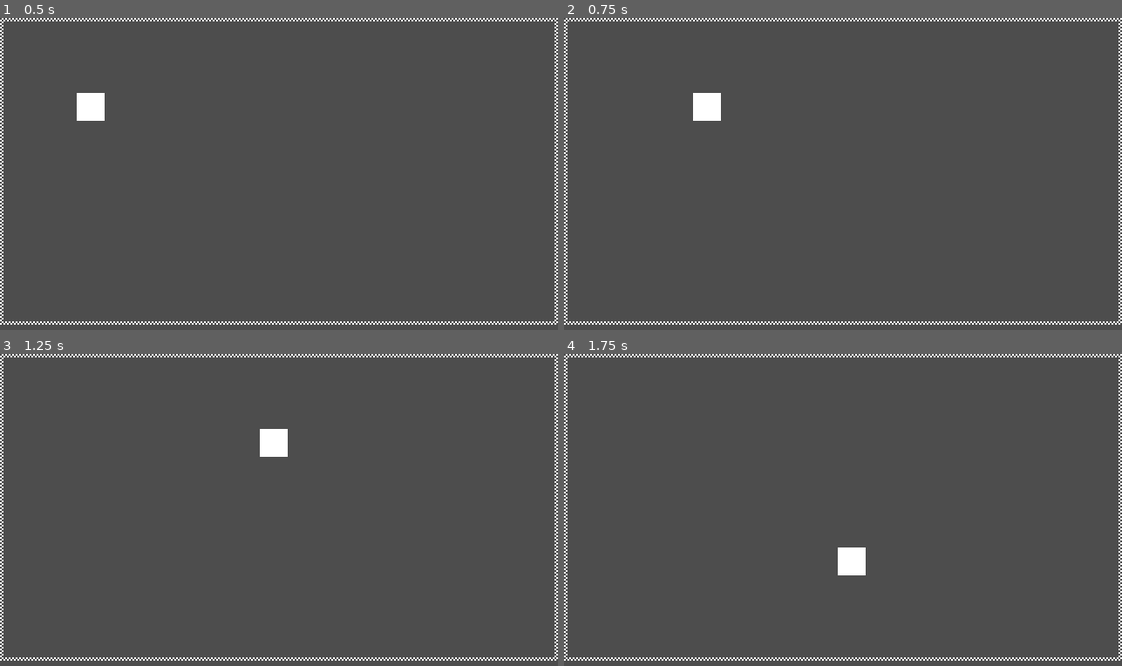
Above: before the commit, frames 1-4 (two rows, left to right).
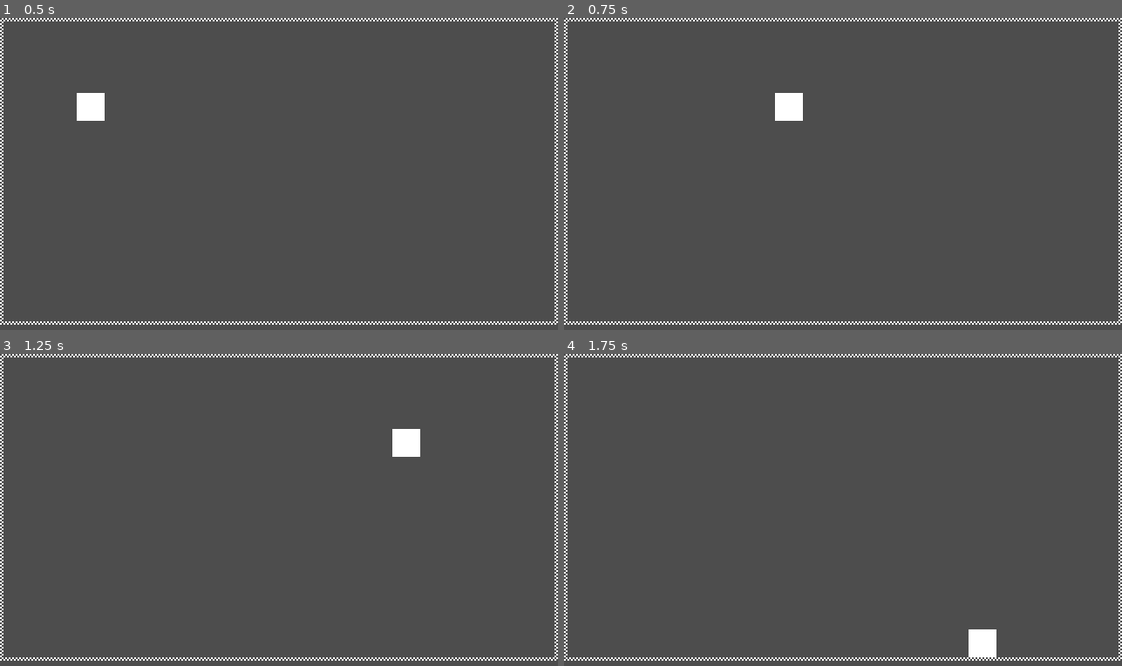
Above: after the commit, the same moments.

Repository: Enoxboo/Project-G
Game: Godot game, scene res://Levels/test_scene.tscn
Two runs of this game, one before a commit and one after it. Both use one fixed random seed, a clock stepped at 60 frames per second and the inputs below.
Inputs:
- Up to frame 1 (0.5 s): no input
- Up to frame 2 (0.75 s): tap Enter at 0.5 s; hold D (move_right) from 0.53 s (still down); tap Space (dash, bound only after the commit) at 0.6 s
- Up to frame 3 (1.25 s): keep holding D (move_right)
- Up to frame 4 (1.75 s): release D (move_right) at 1.28 s; hold S (move_down) from 1.28 s (still down); tap Space (dash, bound only after the commit) at 1.35 s

Frame 1 is identical in both runs. In frame 2, 0.9% of the frame differs, in the area x 23-43%, y 24-33%; in frame 3, 0.9%; in frame 4, 0.9%.

Commit message:
feat: add node-based state machine with dash and knockback

Diff:
--- /dev/null
+++ b/Core/FSM/state.gd
@@ -0,0 +1,17 @@
+extends Node
+class_name State
+
+@warning_ignore("unused_signal")
+signal transition(new_state: StringName, external_entries: Dictionary)
+
+
+func enter(_external_entries: Dictionary = {}) -> void:
+	pass
+
+
+func update() -> void:
+	pass
+
+
+func exit() -> void:
+	pass
--- /dev/null
+++ b/Core/FSM/state_machine.gd
@@ -0,0 +1,35 @@
+extends Node
+class_name StateMachine
+
+@export var first_state: State
+var current_state: State
+
+
+func _ready() -> void:
+	for child in get_children():
+		if child is not State:
+			continue
+
+		if not first_state:
+			first_state = child
+		child.transition.connect(change_state)
+	current_state = first_state
+	await owner.ready
+	current_state.enter()
+
+
+func physics_update() -> void:
+	var previous_state: State = current_state
+	current_state.update()
+	if current_state != previous_state:
+		current_state.update()
+
+
+func change_state(new_state: StringName, dictionary: Dictionary = {}) -> void:
+	if not has_node(NodePath(new_state)):
+		push_error("No State named : " + new_state)
+		return
+
+	current_state.exit()
+	current_state = get_node(NodePath(new_state)) as State
+	current_state.enter(dictionary)
--- /dev/null
+++ b/Player/States/dash.gd
@@ -0,0 +1,21 @@
+extends PlayerState
+
+@onready var dash_timer: Timer = $DashTimer
+
+
+func enter(_external_entries: Dictionary = {}) -> void:
+	#enlève la hurtbox
+	player.velocity = player.last_direction * player.data.dash_strength
+	dash_timer.start(player.data.dash_time)
+
+
+func update() -> void:
+	if not dash_timer.is_stopped():
+		return
+
+	if player.input_direction.is_zero_approx():
+		transition.emit(IDLE)
+		return
+	else:
+		transition.emit(RUN)
+		return
--- /dev/null
+++ b/Player/States/death.gd
@@ -0,0 +1 @@
+extends PlayerState
--- /dev/null
+++ b/Player/States/idle.gd
@@ -0,0 +1,14 @@
+extends PlayerState
+
+
+func enter(_external_entries: Dictionary = {}) -> void:
+	player.velocity = Vector2.ZERO
+
+
+func update() -> void:
+	if not player.input_direction.is_zero_approx():
+		transition.emit(RUN)
+		return
+	elif Input.is_action_just_pressed("dash"):
+		transition.emit(DASH)
+		return
--- /dev/null
+++ b/Player/States/knockback.gd
@@ -0,0 +1,22 @@
+extends PlayerState
+
+@onready var kb_timer: Timer = $KBTimer
+var debug_kb_strength: float = 100.0
+var debug_kb_time: float = 0.2
+
+
+func enter(external_entries: Dictionary = {}) -> void:
+	player.velocity = debug_kb_strength * external_entries["kb_direction"]
+	kb_timer.start(debug_kb_time)
+
+
+func update() -> void:
+	if not kb_timer.is_stopped():
+		return
+
+	if player.input_direction.is_zero_approx():
+		transition.emit(IDLE)
+		return
+	else:
+		transition.emit(RUN)
+		return
--- /dev/null
+++ b/Player/States/run.gd
@@ -0,0 +1,13 @@
+extends PlayerState
+
+
+func update() -> void:
+	player.velocity = player.data.speed * player.input_direction
+	if player.input_direction.is_zero_approx():
+		transition.emit(IDLE)
+		return
+	elif Input.is_action_just_pressed("dash"):
+		transition.emit(DASH)
+		return
+	else:
+		player.last_direction = player.input_direction
--- a/Player/player.gd
+++ b/Player/player.gd
@@ -1,57 +1,18 @@
 extends CharacterBody2D
 class_name Player
 
-enum State {
-	IDLE,
-	RUN,
-}
 @export var data: PlayerData
-var current_state: State = State.IDLE
 
+var input_direction: Vector2 = Vector2.ZERO
+var last_direction: Vector2 = Vector2.RIGHT
 
-func _ready() -> void:
-	enter()
+@onready var state_machine: StateMachine = $StateMachine
 
 
 func _physics_process(_delta: float) -> void:
-	var previous_state: State = current_state
-	update()
-	if current_state != previous_state:
-		update()
+	if Input.is_action_just_pressed("debug_self_hurt"):
+		state_machine.change_state(PlayerState.KNOCKBACK, {"kb_direction": Vector2.RIGHT})
+
+	input_direction = Input.get_vector("move_left", "move_right", "move_up", "move_down")
+	state_machine.physics_update()
 	move_and_slide()
-
-
-func enter() -> void:
-	match current_state:
-		State.IDLE:
-			velocity = Vector2.ZERO
-		State.RUN:
-			pass
-
-
-func update() -> void:
-	var input_direction: Vector2 = Input.get_vector("move_left", "move_right", "move_up", "move_down")
-	match current_state:
-		State.IDLE:
-			if not input_direction.is_zero_approx():
-				change_state(State.RUN)
-				return
-		State.RUN:
-			velocity = data.speed * input_direction
-			if input_direction.is_zero_approx():
-				change_state(State.IDLE)
-				return
-
-
-func exit() -> void:
-	match current_state:
-		State.IDLE:
-			pass
-		State.RUN:
-			pass
-
-
-func change_state(new_state: State) -> void:
-	exit()
-	current_state = new_state
-	enter()
--- a/Player/player.tscn
+++ b/Player/player.tscn
@@ -3,6 +3,12 @@
 [ext_resource type="Script" uid="uid://dj4x4ttm2s2lk" path="res://Player/player.gd" id="1_4ntmi"]
 [ext_resource type="Texture2D" uid="uid://bsuc427ivsofb" path="res://Assets/player.png" id="1_l8h54"]
 [ext_resource type="Resource" uid="uid://xctyol8fgyix" path="res://Player/player_data.tres" id="2_fhl08"]
+[ext_resource type="Script" uid="uid://ba5ormvx1un17" path="res://Core/FSM/state_machine.gd" id="4_00tjw"]
+[ext_resource type="Script" uid="uid://dp0tdfe01r4n4" path="res://Player/States/idle.gd" id="5_x3vf3"]
+[ext_resource type="Script" uid="uid://bbq2bx7b8rnly" path="res://Player/States/run.gd" id="6_apopc"]
+[ext_resource type="Script" uid="uid://c1bauvwtbvub7" path="res://Player/States/dash.gd" id="7_5htga"]
+[ext_resource type="Script" uid="uid://1lkvlw5n5po0" path="res://Player/States/knockback.gd" id="8_p5o4e"]
+[ext_resource type="Script" uid="uid://f7d0kjhc275" path="res://Player/States/death.gd" id="9_gu6f8"]
 
 [sub_resource type="RectangleShape2D" id="RectangleShape2D_hk4vj"]
 size = Vector2(16, 16)
@@ -17,3 +23,33 @@
 
 [node name="Collision" type="CollisionShape2D" parent="." unique_id=1559689030]
 shape = SubResource("RectangleShape2D_hk4vj")
+
+[node name="StateMachine" type="Node" parent="." unique_id=319252064]
+script = ExtResource("4_00tjw")
+metadata/_custom_type_script = "uid://ba5ormvx1un17"
+
+[node name="Idle" type="Node" parent="StateMachine" unique_id=67378277]
+script = ExtResource("5_x3vf3")
+metadata/_custom_type_script = "uid://cwbnq2pxg8402"
+
+[node name="Run" type="Node" parent="StateMachine" unique_id=2080812079]
+script = ExtResource("6_apopc")
+metadata/_custom_type_script = "uid://cwbnq2pxg8402"
+
+[node name="Dash" type="Node" parent="StateMachine" unique_id=1179672248]
+script = ExtResource("7_5htga")
+metadata/_custom_type_script = "uid://cwbnq2pxg8402"
+
+[node name="DashTimer" type="Timer" parent="StateMachine/Dash" unique_id=2091647093]
+one_shot = true
+
+[node name="Knockback" type="Node" parent="StateMachine" unique_id=1028745626]
+script = ExtResource("8_p5o4e")
+metadata/_custom_type_script = "uid://cwbnq2pxg8402"
+
+[node name="KBTimer" type="Timer" parent="StateMachine/Knockback" unique_id=1803038679]
+one_shot = true
+
+[node name="Death" type="Node" parent="StateMachine" unique_id=347381767]
+script = ExtResource("9_gu6f8")
+metadata/_custom_type_script = "uid://cwbnq2pxg8402"
--- a/Player/player_data.gd
+++ b/Player/player_data.gd
@@ -1,2 +1,5 @@
 extends EntityData
 class_name PlayerData
+
+@export var dash_strength: float = 500.0
+@export var dash_time: float = 0.20
--- /dev/null
+++ b/Player/player_state.gd
@@ -0,0 +1,15 @@
+extends State
+class_name PlayerState
+
+const IDLE:= "Idle"
+const RUN:= "Run"
+const DASH:= "Dash"
+const KNOCKBACK:= "Knockback"
+const DEATH:= "Death"
+
+var player: Player
+
+
+func _ready() -> void:
+	await owner.ready
+	player = owner
--- a/project.godot
+++ b/project.godot
@@ -65,6 +65,16 @@
 "events": [Object(InputEventMouseButton,"resource_local_to_scene":false,"resource_name":"","device":-1,"window_id":0,"a …(258 unchanged characters)…
 ]
 }
+dash={
+"deadzone": 0.2,
+"events": [Object(InputEventKey,"resource_local_to_scene":false,"resource_name":"","device":-1,"window_id":0,"alt_pressed":false,"shift_pressed":false,"ctrl_pressed":false,"meta_pressed":false,"pressed":false,"keycode":0,"physical_keycode":32,"key_label":0,"unicode":32,"location":0,"echo":false,"script":null)
+]
+}
+debug_self_hurt={
+"deadzone": 0.2,
+"events": [Object(InputEventKey,"resource_local_to_scene":false,"resource_name":"","device":-1,"window_id":0,"alt_pressed":false,"shift_pressed":false,"ctrl_pressed":false,"meta_pressed":false,"pressed":false,"keycode":0,"physical_keycode":4194308,"key_label":0,"unicode":0,"location":0,"echo":false,"script":null)
+]
+}
 
 [layer_names]
 
Not shown, added: Core/FSM/state.gd.uid
Not shown, added: Core/FSM/state_machine.gd.uid
Not shown, added: Player/States/dash.gd.uid
Not shown, added: Player/States/death.gd.uid
Not shown, added: Player/States/idle.gd.uid
Not shown, added: Player/States/knockback.gd.uid
Not shown, added: Player/States/run.gd.uid
Not shown, added: Player/player_state.gd.uid
